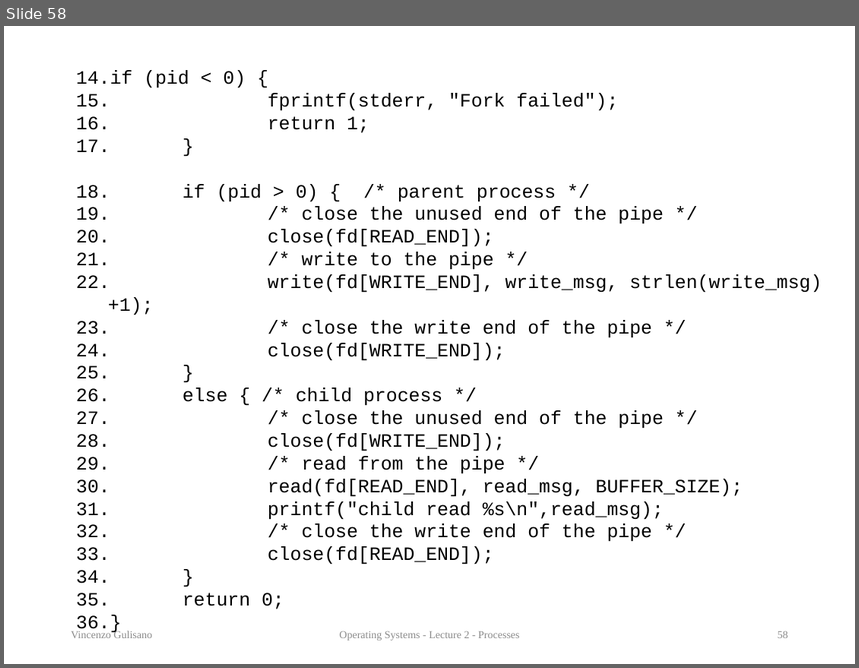
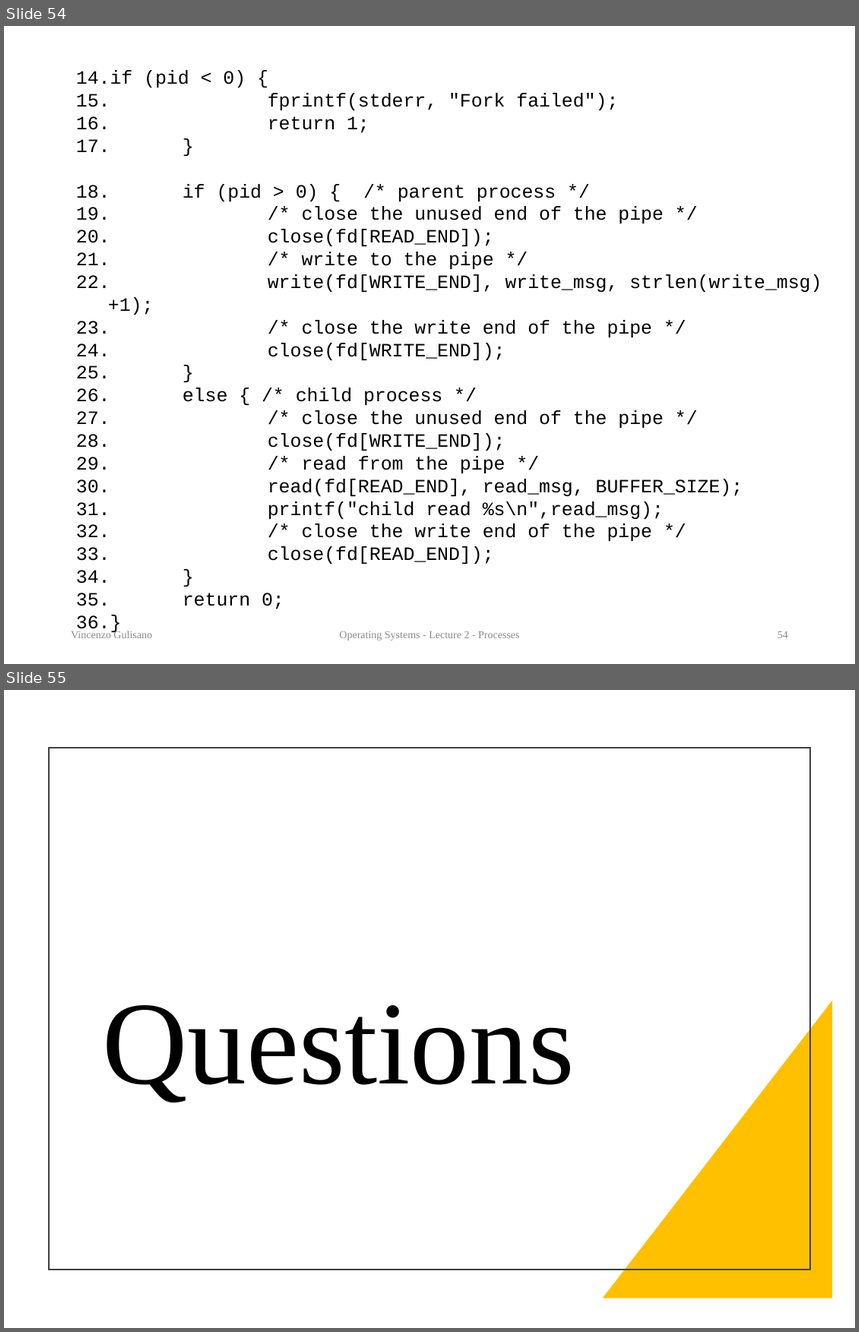
Before and after one commit to vincenzo-gulisano/os_material, a slide deck: slides/processes.pptx. Shown one above the other, each under a label of ours: slide 58 before the commit, slides 54 and 55 after it. The pictures are 859x668 and 859x1332 pixels, drawn with LibreOffice and Linux fonts; fonts in the diff are those of the drawing. Boxes give left, top, right and bottom in pixels: in the first picture for what was removed or moved away, otherwise in the second. Text is boxed around its words. In the diff, an @@ line names an element or a change of style, - is before the commit and + after.

Commit message:
changed logos to introduction and processes, added questions for processes at the end

```diff
--- a/slides/processes.pptx
+++ b/slides/processes.pptx
@@ slide 55 added at (4,690,855,1328), background #FFFFFF @@
@@ rectangle added at (49,748,810,1270), outline #404040 1.5 pt @@
@@ title added at (102,1005,575,1103), 100 pt, text #000000 @@
+Questions
@@ right triangle added at (602,1001,832,1299), fill #FFC000 @@
@@ what was slide 58 is now slide 54 @@
@@ page number at (778,632,788,639): text changed @@
-58
+54
```
Also in this commit, not shown: 1 slide changed, 3 other slides added, 2 slides removed, 3 other files.
